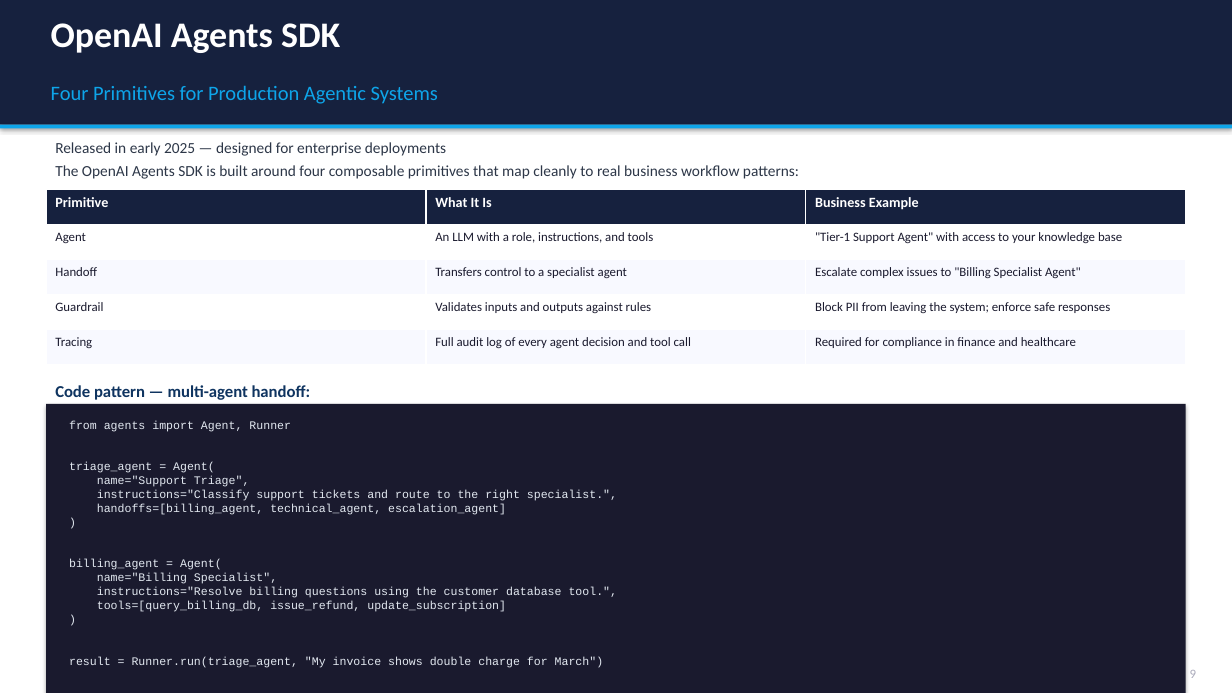
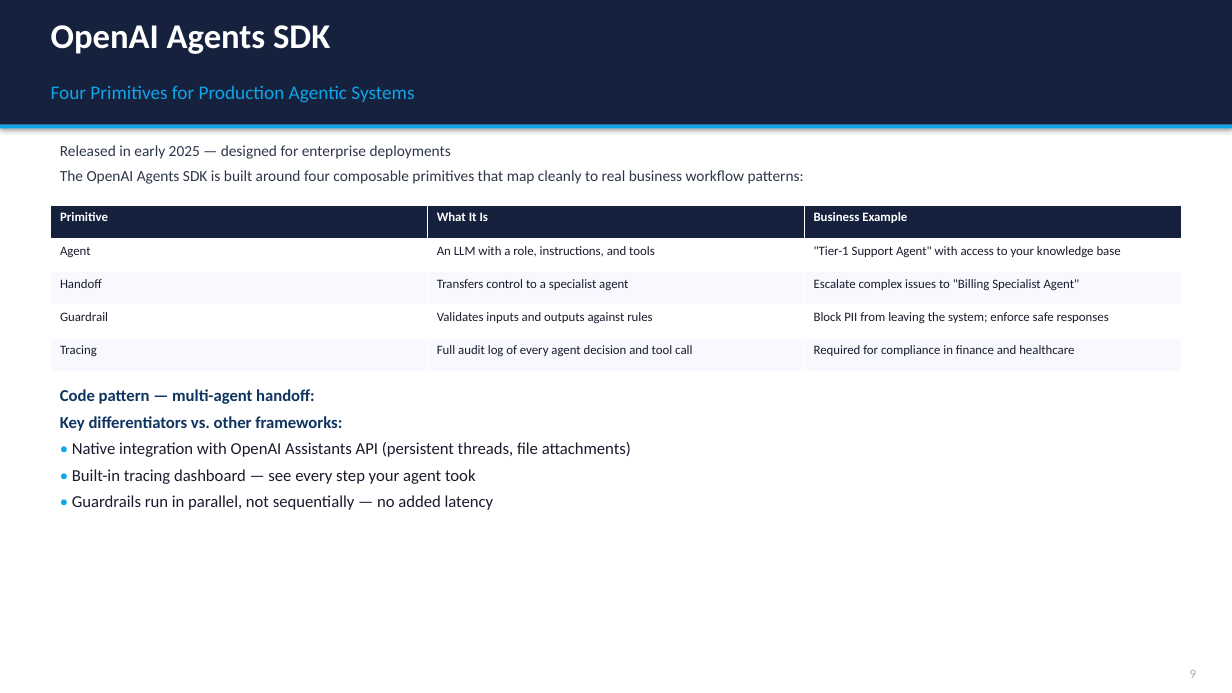
Before and after one commit to appjr/GenAIForBusinessOnline, a slide deck: slide 11 of Class 11/Week11_AI_Trends_Slides.pptx. Drawn at 1232x693 pixels with LibreOffice and Linux fonts; fonts in the diff are those of the drawing. Boxes give left, top, right and bottom in pixels: in the first picture for what was removed or moved away, otherwise in the second. Text is boxed around its words. In the diff, an @@ line names an element or a change of style, - is before the commit and + after.

```diff
--- a/Class 11/Week11_AI_Trends_Slides.pptx
+++ b/Class 11/Week11_AI_Trends_Slides.pptx
@@ text "OpenAI Agents SDK" at bbox=[51, 25, 330, 54]: size 28 to 27 pt @@
@@ text "Four Primitives for Production Agentic ..." at bbox=[51, 85, 414, 103]: size 16 to 15 pt @@
@@ text "Released in early 2025 — ..." at bbox=[60, 145, 804, 184]: more space between paragraphs @@
@@ table at bbox=[51, 205, 1182, 372] @@
@@ size 11 to 10 pt in "Primitive", "What It Is", "Business Example" @@
@@ table: place and size @@
-table at bbox=[46, 189, 1186, 365]
+table at bbox=[51, 205, 1182, 372]
@@ text at bbox=[60, 389, 315, 404]: more space between paragraphs @@
@@ rectangle removed at bbox=[46, 404, 1186, 693] @@
@@ text at bbox=[60, 416, 631, 510]: paragraphs added @@
+Key differentiators vs. other frameworks:
+• Native integration with OpenAI Assistants API (persistent threads, file attachments)
+• Built-in tracing dashboard — see every step your agent took
+• Guardrails run in parallel, not sequentially — no added latency
@@ text removed at bbox=[69, 421, 618, 668] @@
-from agents import Agent, Runner
-triage_agent = Agent(
-name="Support Triage",
-instructions="Classify support tickets and route to the right specialist.",
-handoffs=[billing_agent, technical_agent, escalation_agent]
-)
-billing_agent = Agent(
-name="Billing Specialist",
-instructions="Resolve billing questions using the customer database tool.",
-tools=[query_billing_db, issue_refund, update_subscription]
-)
-result = Runner.run(triage_agent, "My invoice shows double charge for March")
```
Also in this commit, not shown: 31 other slides changed, 13 other files.
